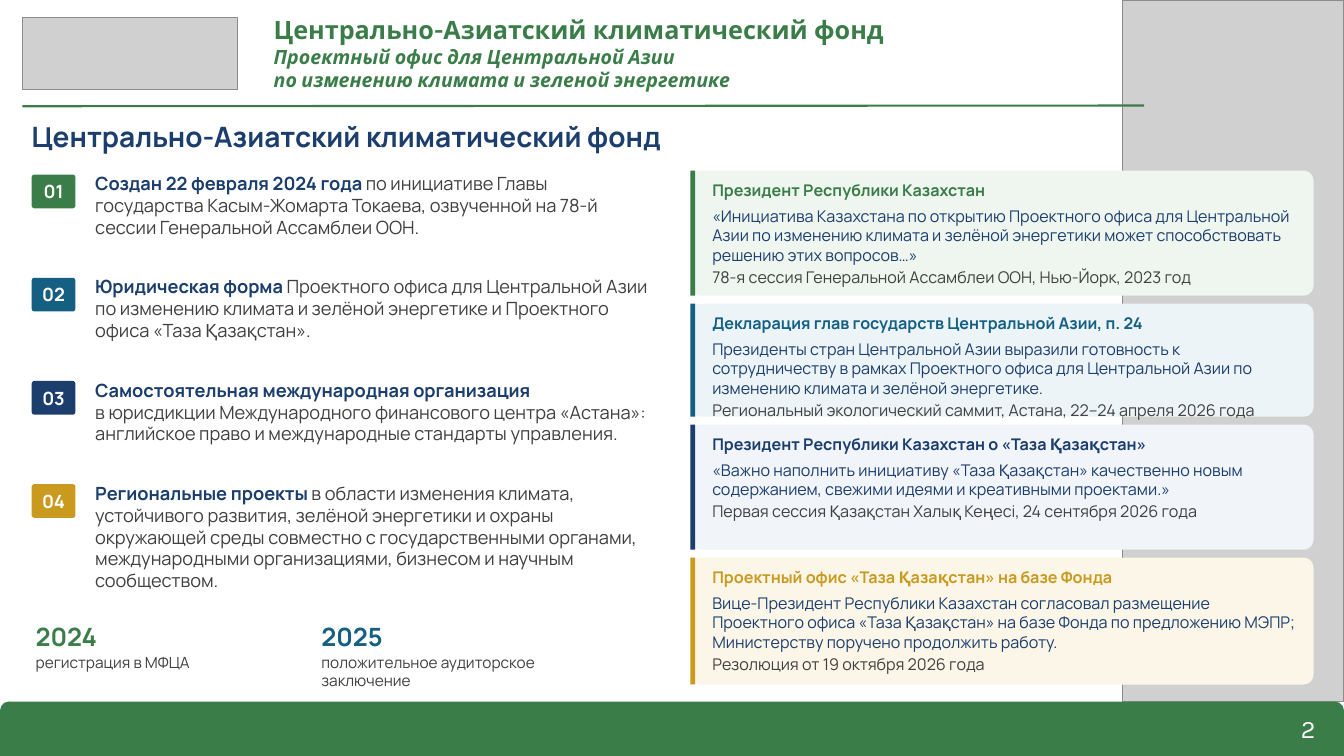
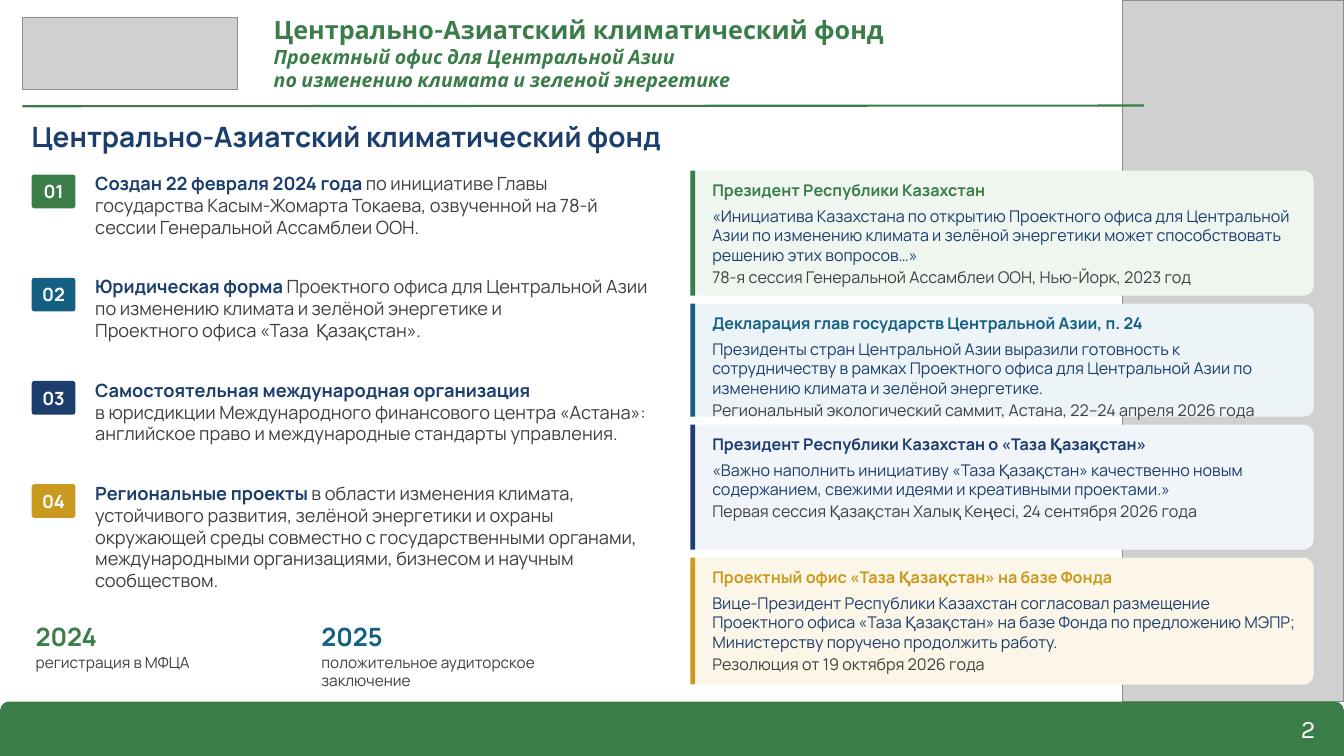
Before and after one commit to murat01042014/obsidian-vault, a slide deck: slide 2 of CACF/_документы/Презентация ЦАКФ – о Фонде.pptx. Drawn at 1344x756 pixels with LibreOffice and Linux fonts; fonts in the diff are those of the drawing; grey boxes stand for pictures. Boxes give left, top, right and bottom in pixels: in the first picture for what was removed or moved away, otherwise in the second. Text is boxed around its words. In the diff, an @@ line names an element or a change of style, - is before the commit and + after.

```diff
--- a/CACF/_документы/Презентация ЦАКФ – о Фонде.pptx
+++ b/CACF/_документы/Презентация ЦАКФ – о Фонде.pptx
@@ text at [95,279,647,342]: text changed @@
-Юридическая форма Проектного офиса для Центральной Азии по изменению климата и зелёной энергетике и Проектного офиса «Таза Қазақстан».
+Юридическая форма Проектного офиса для Центральной Азии по изменению климата и зелёной энергетике и
+Проектного офиса «Таза Қазақстан».
```
Also in this commit, not shown: 3 other files.
